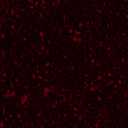
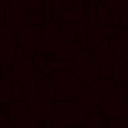
Layer changes from the first (128, 128) image to the second:
added layer "Layer 2" above "Layer 1" over [0, 0, 128, 128]
